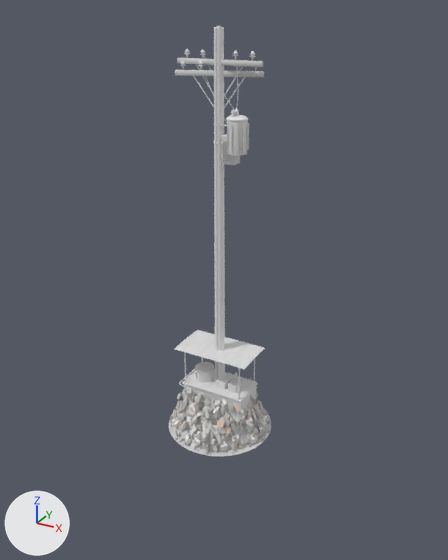
An edit to the glTF model assets/kit/props.glb, drawn before and after from the same camera.
Camera for both pictures: a 50 mm lens placed at (6.02, -10.75, 9.14), pointed at (0.13, -0.04, 3.79). Lighting does not change. The marker at lower left points along +X, +Y and +Z. The first picture is the older version.

Objects in the first picture: 'cart', 'pole_old', 'pole_quarter', 'rubble_a', 'rubble_b', 'rubble_c'.
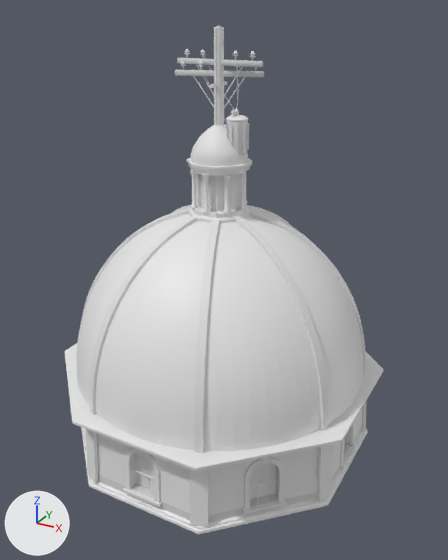
Commit message: Model the chapel's drum, dome and lantern

Changed parts and their boxes [x1, y1, x2, y2] in the pictures (448 x 560 px):
'chapel_dome', added: after [76, 205, 365, 453]
    faces in mat_glaze_y: [76, 208, 363, 444]
    faces in mat_glaze_b: [77, 214, 363, 451]
    faces in mat_stone: [82, 205, 365, 453]
'chapel_drum', added: after [64, 343, 384, 534]
    faces in mat_stone: [64, 343, 384, 534]
    faces in mat_wall: [97, 407, 363, 522]
    faces in mat_glass: [136, 453, 276, 499]
    faces in mat_iron: [133, 438, 345, 502]
'chapel_lantern', added: after [187, 81, 252, 224]
    faces in mat_stone: [187, 158, 252, 224]
    faces in mat_glaze_y: [191, 125, 248, 166]
    faces in mat_dark: [198, 174, 241, 212]
'cart', unchanged, covered by the edit: before [174, 330, 265, 427]
'rubble_b', unchanged, covered by the edit: before [172, 372, 271, 457]
'rubble_c', unchanged, covered by the edit: before [169, 391, 271, 456]
'rubble_a', unchanged, covered by the edit: before [169, 373, 271, 456]

Diff of the bpy script that builds the scene:
```diff
--- a/assets/kit/props.glb.py
+++ b/assets/kit/props.glb.py
@@ mat_dark @@
+mat_dark = bpy.data.materials.new('dark')
+# nodes: BsdfPrincipled, Mix, OutputMaterial, VertexColor
+# colours: white #e7e7e7, mixed with the vertex colours
@@ mat_glaze_y @@
+mat_glaze_y = bpy.data.materials.new('glaze_y')
+# nodes: BsdfPrincipled, Mix, OutputMaterial, VertexColor
+# colours: white #e7e7e7, mixed with the vertex colours
@@ mat_wall @@
+mat_wall = bpy.data.materials.new('wall')
+# nodes: BsdfPrincipled, Mix, OutputMaterial, VertexColor
+# colours: white #e7e7e7, mixed with the vertex colours
@@ mat_glass @@
+mat_glass = bpy.data.materials.new('glass')
+# nodes: BsdfPrincipled, Mix, OutputMaterial, VertexColor
+# colours: white #e7e7e7, mixed with the vertex colours
@@ mat_glaze_b @@
+mat_glaze_b = bpy.data.materials.new('glaze_b')
+# nodes: BsdfPrincipled, Mix, OutputMaterial, VertexColor
+# colours: white #e7e7e7, mixed with the vertex colours
@@ me_chapel_lantern @@
+me_chapel_lantern.from_pydata(...)  # 803 vertices, 1552 faces; spans x -0.61..0.61, y -0.61..0.61, z 5.15..8.1
+# faces by material slot: [1160, 32, 336, 24]
+me_chapel_lantern.materials.append(mat_stone)
+me_chapel_lantern.materials.append(mat_dark)
+me_chapel_lantern.materials.append(mat_glaze_y)
+me_chapel_lantern.materials.append(mat_iron)
@@ me_chapel_drum @@
+me_chapel_drum.from_pydata(...)  # 1248 vertices, 1848 faces; spans x -3.4..3.4, y -3.4..3.4, z 0.0..1.74
+# faces by material slot: [448, 88, 288, 1024]
+me_chapel_drum.materials.append(mat_wall)
+me_chapel_drum.materials.append(mat_glass)
+me_chapel_drum.materials.append(mat_iron)
+me_chapel_drum.materials.append(mat_stone)
@@ me_chapel_dome @@
+me_chapel_dome.from_pydata(...)  # 2751 vertices, 4928 faces; spans x -3.2..3.2, y -3.2..3.2, z 1.72..5.34
+# faces by material slot: [2880, 896, 1152]
+me_chapel_dome.materials.append(mat_glaze_y)
+me_chapel_dome.materials.append(mat_glaze_b)
+me_chapel_dome.materials.append(mat_stone)
@@ ob_chapel_lantern @@
+ob_chapel_lantern = bpy.data.objects.new('chapel_lantern', me_chapel_lantern)
+ob_chapel_lantern.location = (0.0, 0.0, 0.0)
@@ ob_chapel_drum @@
+ob_chapel_drum = bpy.data.objects.new('chapel_drum', me_chapel_drum)
+ob_chapel_drum.location = (0.0, 0.0, 0.0)
@@ ob_chapel_dome @@
+ob_chapel_dome = bpy.data.objects.new('chapel_dome', me_chapel_dome)
+ob_chapel_dome.location = (0.0, 0.0, 0.0)
```
